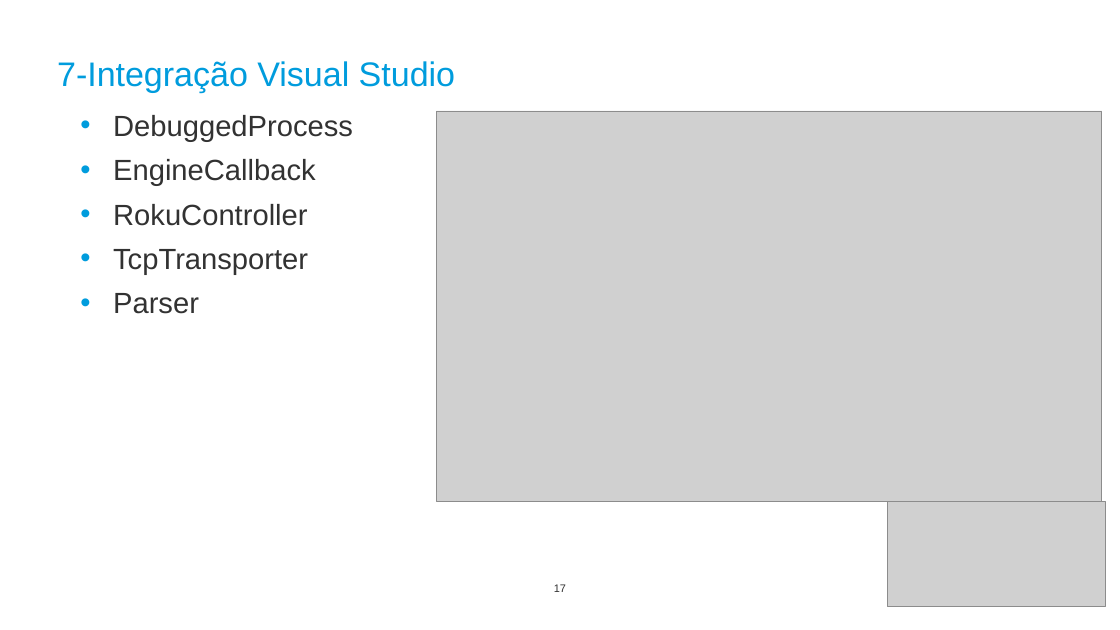
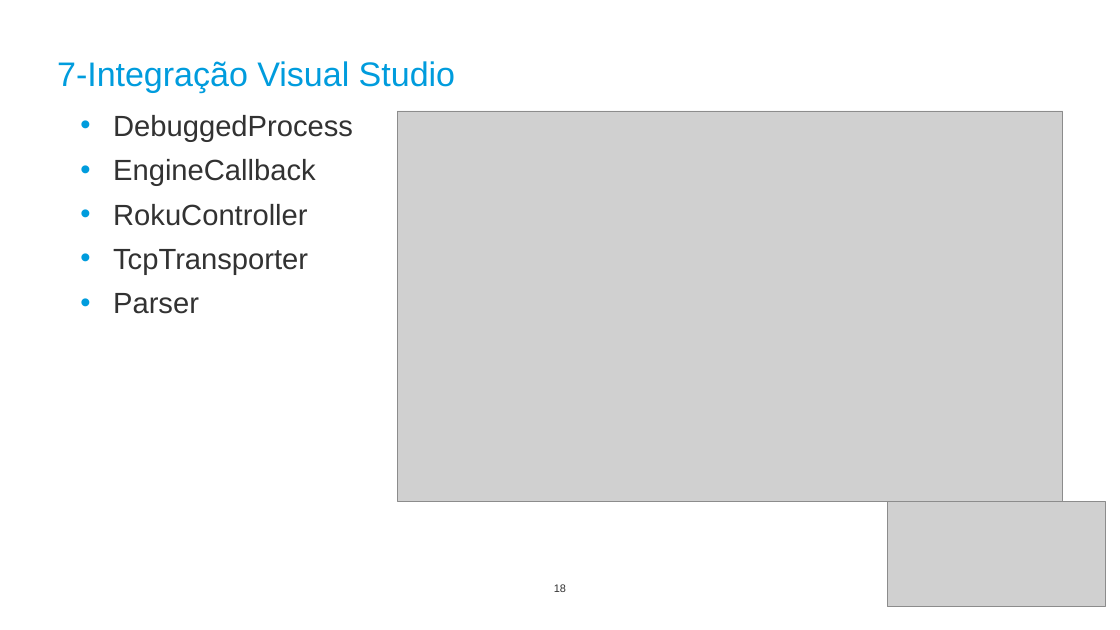
Before and after one commit to celsoaf/BrightScript-Debugger, a slide deck: slide 18 of doc/10-Apresentação.pptx (slide 17 before the commit). Drawn at 1120x630 pixels with LibreOffice and Linux fonts; fonts in the diff are those of the drawing; grey boxes stand for pictures; background and template pictures are left out. Boxes give left, top, right and bottom in pixels: in the first picture for what was removed or moved away, otherwise in the second. Text is boxed around its words. In the diff, an @@ line names an element or a change of style, - is before the commit and + after.

```diff
--- a/doc/10-Apresentação.pptx
+++ b/doc/10-Apresentação.pptx
@@ picture: place and size @@
-picture at bbox=[437, 111, 1103, 501]
+picture at bbox=[397, 111, 1063, 501]
@@ page number at bbox=[554, 584, 566, 592]: text changed @@
-17
+18
```
Also in this commit, not shown: 2 other slides changed, 2 slides added.
